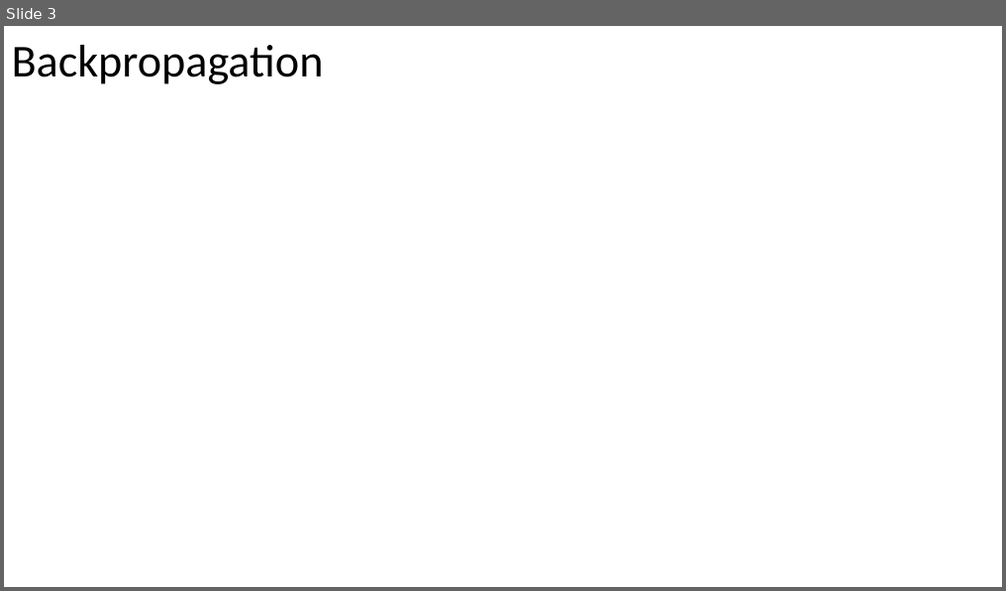
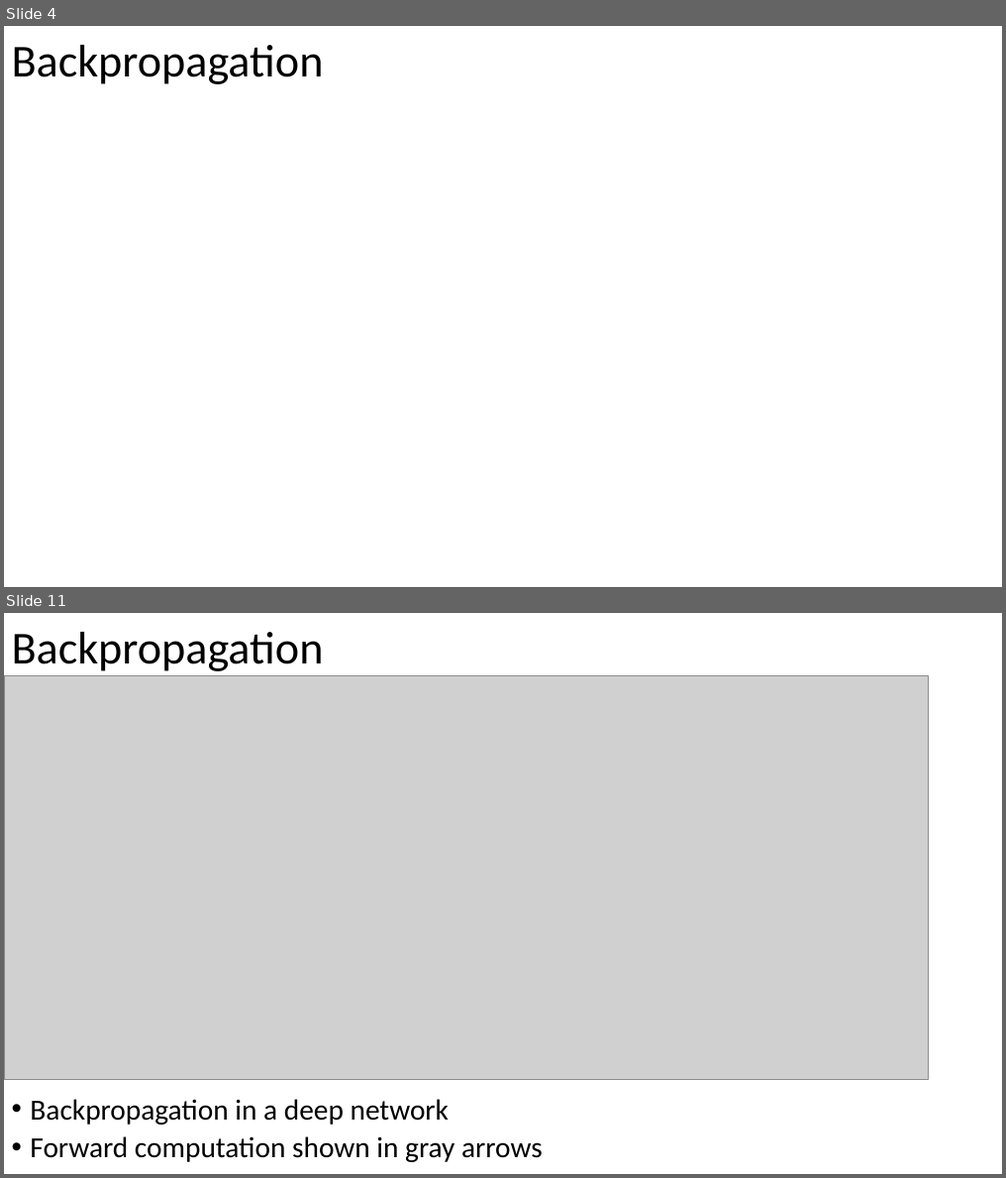
Before and after one commit to russellu/cs405, a slide deck: Lecture_21.pptx. Shown one above the other, each under a label of ours: slide 3 before the commit, slides 4 and 11 after it; the slides between them are not shown. The pictures are 1006x591 and 1006x1178 pixels, drawn with LibreOffice and Linux fonts; fonts in the diff are those of the drawing; grey boxes stand for pictures; background and template pictures are left out. Boxes give left, top, right and bottom in pixels: in the first picture for what was removed or moved away, otherwise in the second. Text is boxed around its words. In the diff, an @@ line names an element or a change of style, - is before the commit and + after.

```diff
--- a/Lecture_21.pptx
+++ b/Lecture_21.pptx
@@ slide 11 added at (4, 613, 1002, 1174), background #FFFFFF @@
@@ title added at (12, 632, 324, 671), 44 pt, text #000000 @@
+Backpropagation
@@ picture added at (4, 676, 929, 1080) @@
@@ text added at (30, 1099, 543, 1162), 28 pt, text #000000 @@
+• Backpropagation in a deep network
+• Forward computation shown in gray arrows
@@ what was slide 3 is now slide 4 @@
```
Also in this commit, not shown: 9 other slides added, 6 slides removed.
